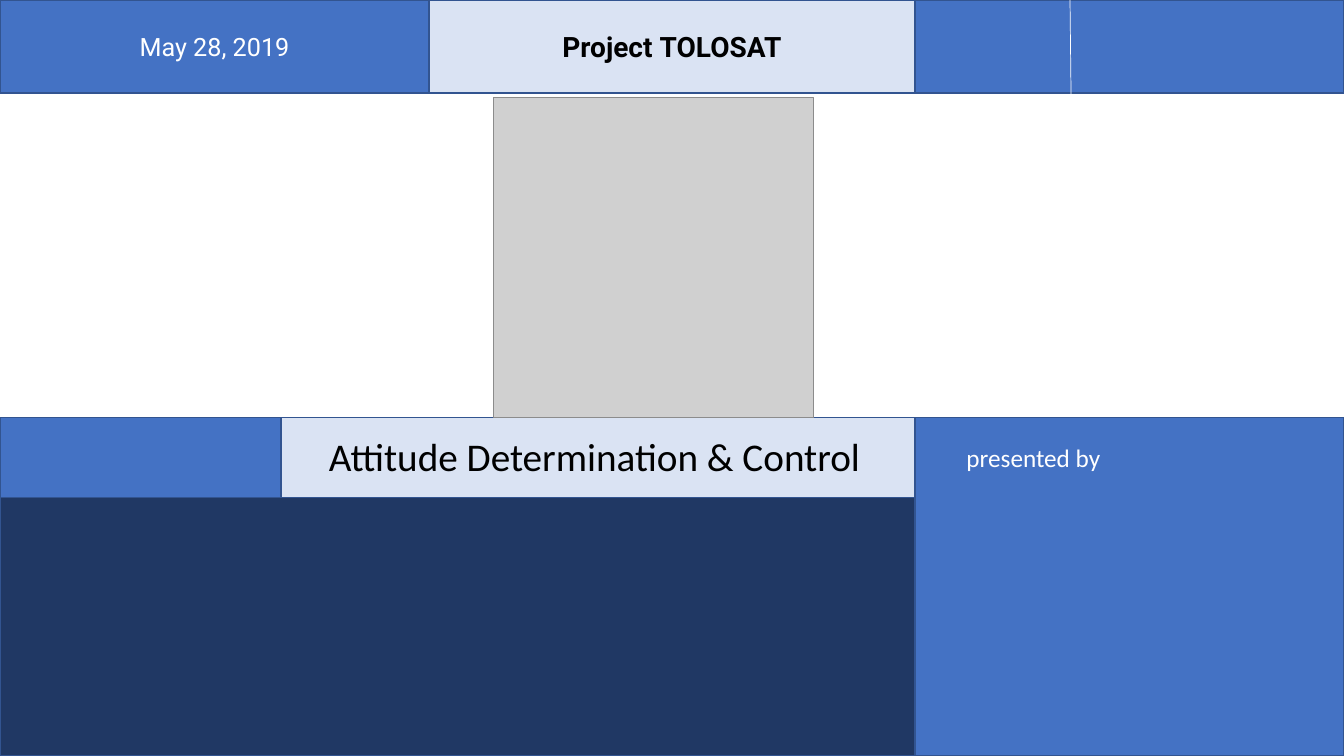
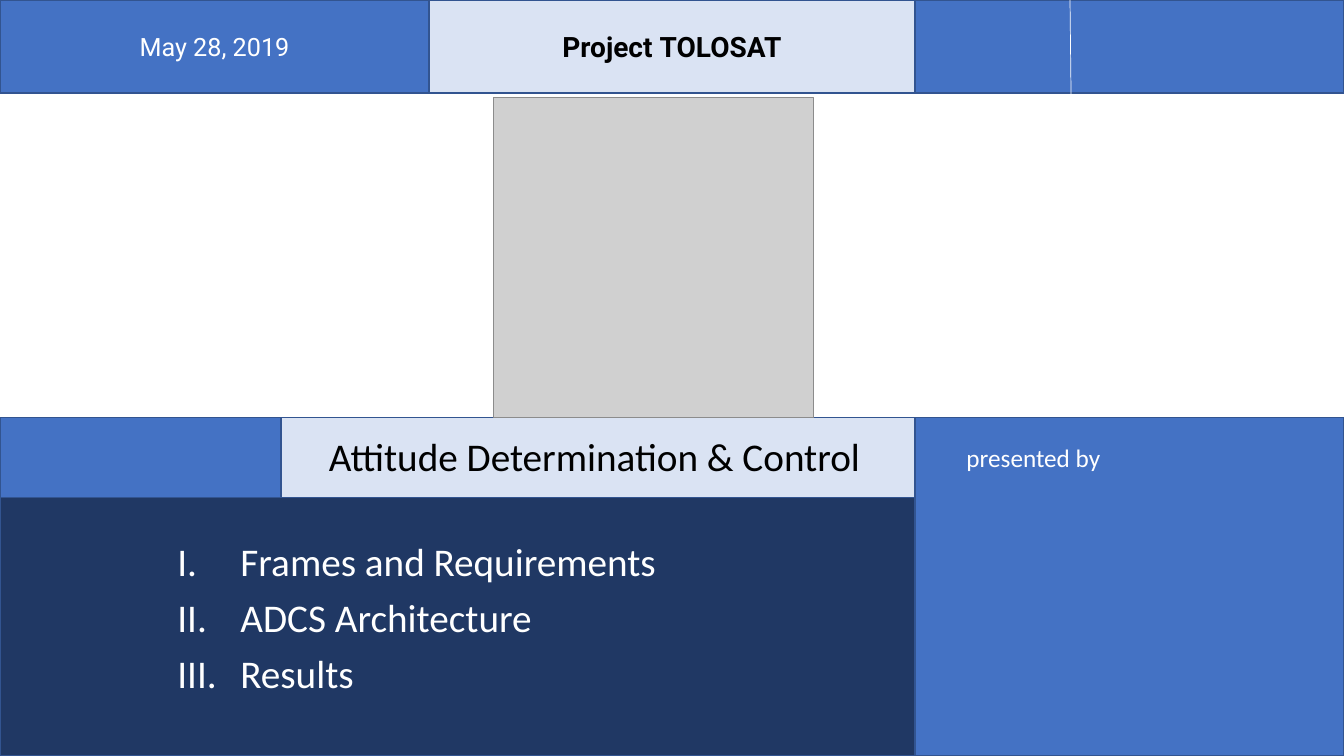
Before and after one commit to belmant/tolosat_systems_engineering, a slide deck: slide 1 of Files/ADCS.pptx. Drawn at 1344x756 pixels with LibreOffice and Linux fonts; fonts in the diff are those of the drawing; grey boxes stand for pictures; background and template pictures are left out. Boxes give left, top, right and bottom in pixels: in the first picture for what was removed or moved away, otherwise in the second. Text is boxed around its words. In the diff, an @@ line names an element or a change of style, - is before the commit and + after.

Commit message:
Final presentationÂ for ADCS?

```diff
--- a/Files/ADCS.pptx
+++ b/Files/ADCS.pptx
@@ text added at (x1=240, y1=548, x2=656, y2=689), 28 pt, text #FFFFFF @@
+I. Frames and Requirements
+II. ADCS Architecture
+III. Results
```
Also in this commit, not shown: 11 slides added.
